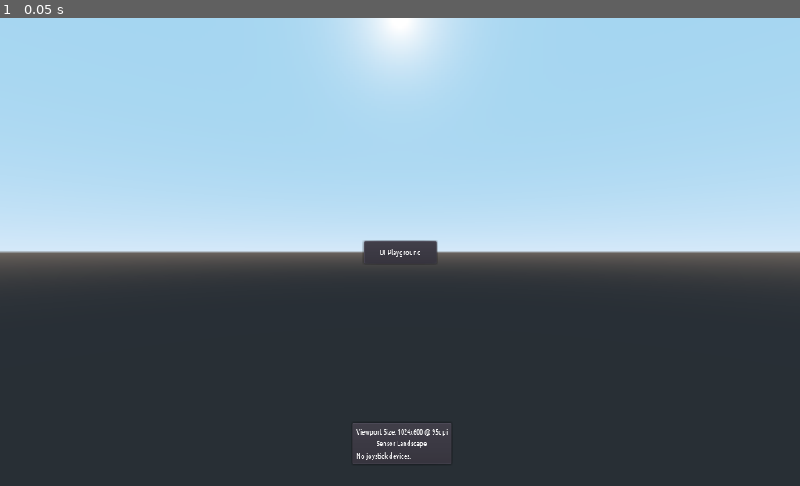
Above: before the commit, frame 1.
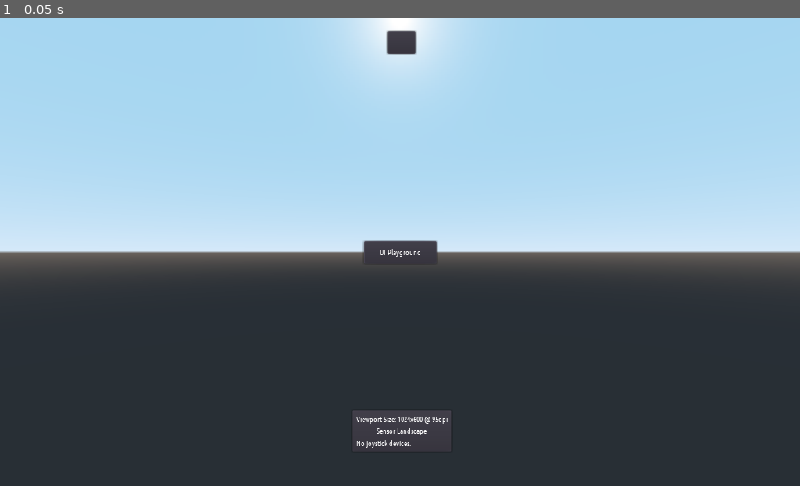
Above: after the commit, the same moment.

Repository: AnmAtAnm/uiplayground-for-godot
Game: Godot game, scene res://Main.tscn
Same seed, same stepped clock (60 frames per second), same inputs: the game is played once before the commit and once after it.
Inputs:
- Up to frame 1 (0.05 s): no input

The runs differ from the first frame. In frame 1, 0.6% of the frame differs, in the area x 44-57%, y 2-96%.

Commit message:
InputLog moved to top center
Making room on the sides for on-screen indicators/inputs.

Diff:
--- a/HUD.tscn
+++ b/HUD.tscn
@@ -1,21 +1,23 @@
-[gd_scene load_steps=4 format=2]
+[gd_scene load_steps=5 format=2]
 
 [ext_resource path="res://Classes/JoystickInfoLabel.gd" type="Script" id=1]
 [ext_resource path="res://Classes/ScreenSizeInfoLabel.gd" type="Script" id=2]
 [ext_resource path="res://Classes/InputLogLabel.gd" type="Script" id=3]
+[ext_resource path="res://Classes/DpiScaledDefaultFont.gd" type="Script" id=4]
 
 [node name="HUD" type="Control"]
 anchor_right = 1.0
 anchor_bottom = 1.0
 margin_left = 2.01953
-margin_top = 16.5603
+margin_top = 0.560301
 margin_right = 2.01953
-margin_bottom = 16.5603
+margin_bottom = 0.560303
+script = ExtResource( 4 )
 __meta__ = {
 "_edit_use_anchors_": false
 }
 
-[node name="PanelContainer" type="PanelContainer" parent="."]
+[node name="DeviceInfoBG" type="PanelContainer" parent="."]
 anchor_left = 0.5
 anchor_top = 0.9
 anchor_right = 0.5
@@ -30,7 +32,7 @@
 "_edit_use_anchors_": false
 }
 
-[node name="VBoxContainer" type="VBoxContainer" parent="PanelContainer"]
+[node name="VBoxContainer" type="VBoxContainer" parent="DeviceInfoBG"]
 margin_left = 7.0
 margin_top = 7.0
 margin_right = 99.0
@@ -38,7 +40,7 @@
 grow_horizontal = 2
 grow_vertical = 0
 
-[node name="ScreenSizeInfo" type="Label" parent="PanelContainer/VBoxContainer"]
+[node name="ScreenSizeInfo" type="Label" parent="DeviceInfoBG/VBoxContainer"]
 margin_right = 92.0
 margin_bottom = 19.0
 grow_horizontal = 2
@@ -49,12 +51,28 @@
 "_edit_use_anchors_": false
 }
 
-[node name="JoystickInfo" type="Label" parent="PanelContainer/VBoxContainer"]
+[node name="JoystickInfo" type="Label" parent="DeviceInfoBG/VBoxContainer"]
 margin_top = 23.0
 margin_right = 92.0
 margin_bottom = 42.0
 script = ExtResource( 1 )
 
-[node name="InputLog" type="Label" parent="."]
-anchor_bottom = 1.0
+[node name="InputLogBG" type="PanelContainer" parent="."]
+anchor_left = 0.5
+anchor_top = 0.05
+anchor_right = 0.5
+anchor_bottom = 0.05
+margin_left = -20.0
+margin_top = -16.0
+margin_right = 20.0
+margin_bottom = 16.0
+__meta__ = {
+"_edit_use_anchors_": false
+}
+
+[node name="InputLog" type="Label" parent="InputLogBG"]
+margin_left = 7.0
+margin_top = 7.0
+margin_right = 33.0
+margin_bottom = 26.0
 script = ExtResource( 3 )
Not shown, changed: TODO.md
